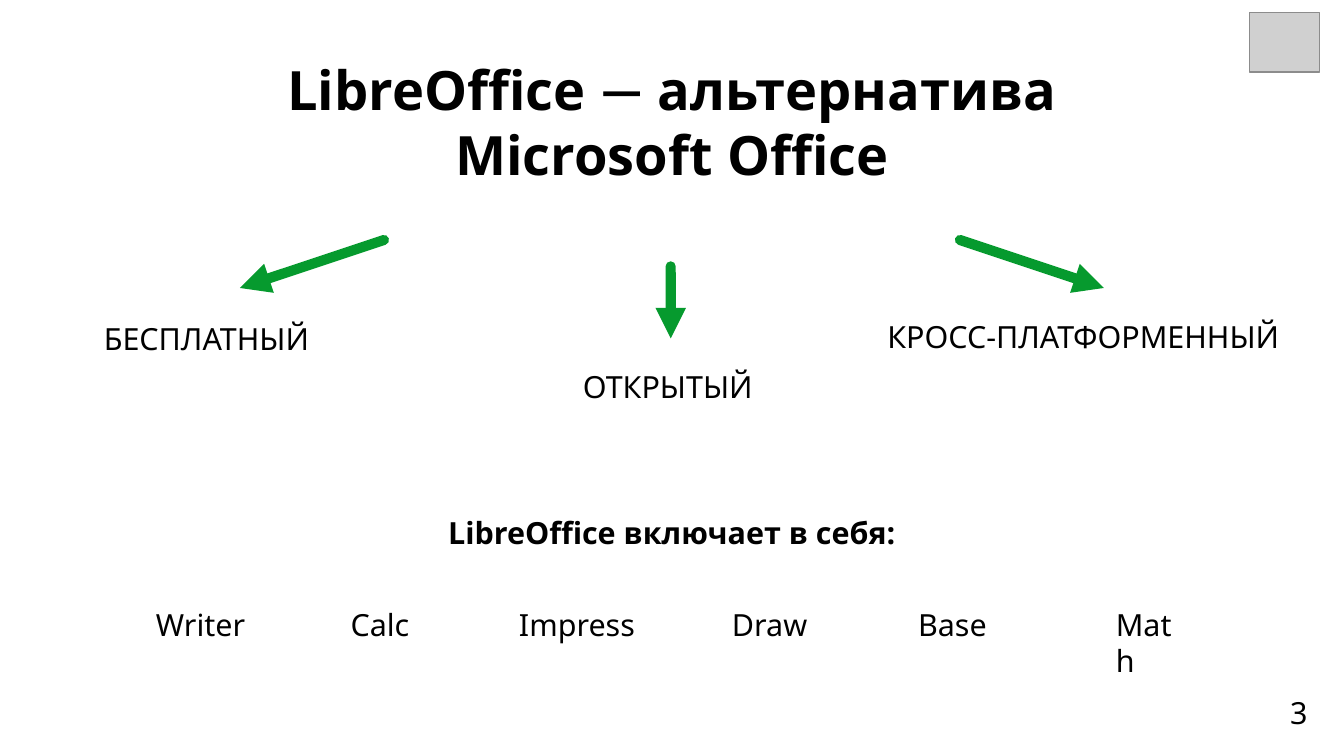
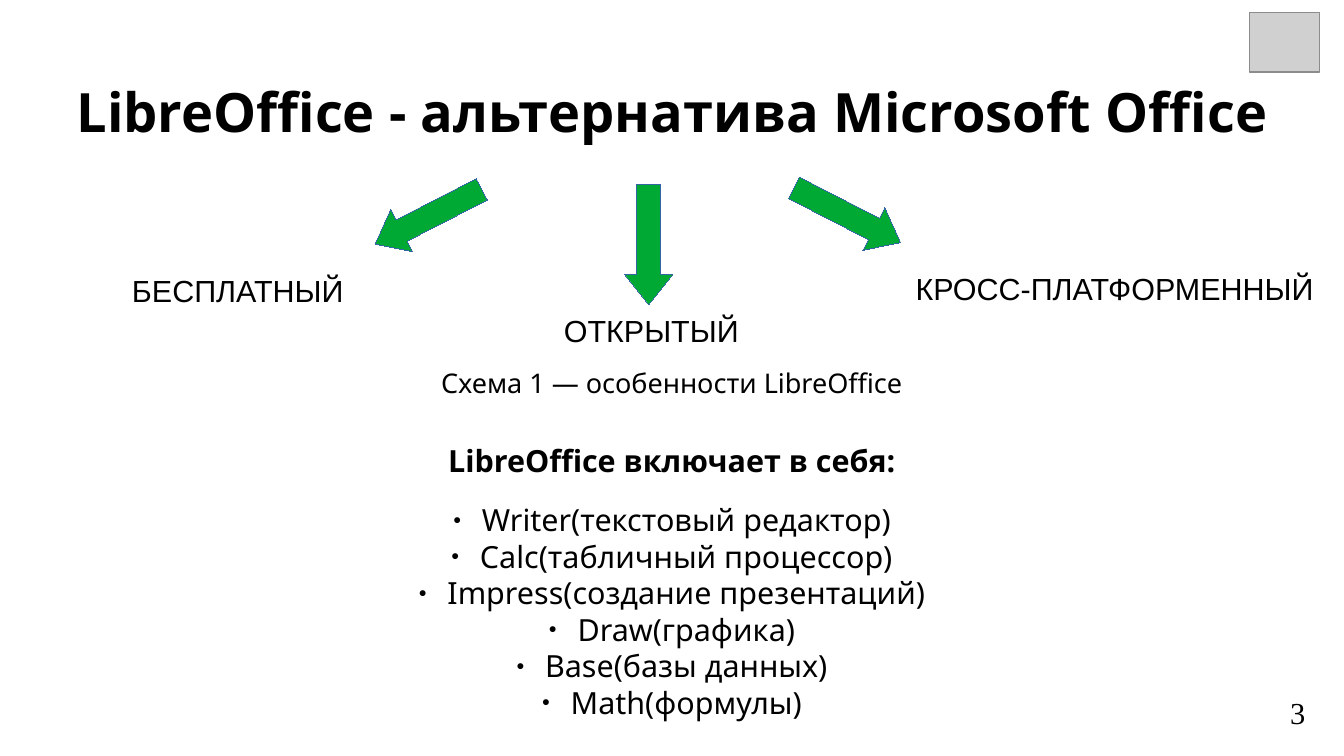
Before and after one commit to Soft-Darkness/df-presentations-2025, a slide deck: slide 3 of 4731204-50002/eremeeva-anna-aleksandrovna/LibreOffice_review.odp. Drawn at 1344x756 pixels with LibreOffice and Linux fonts; fonts in the diff are those of the drawing; grey boxes stand for pictures. Boxes give left, top, right and bottom in pixels: in the first picture for what was removed or moved away, otherwise in the second. Text is boxed around its words. In the diff, an @@ line names an element or a change of style, - is before the commit and + after.

```diff
--- a/4731204-50002/eremeeva-anna-aleksandrovna/LibreOffice_review.odp
+++ b/4731204-50002/eremeeva-anna-aleksandrovna/LibreOffice_review.odp
@@ text at [76, 90, 1267, 145]: text changed @@
-LibreOffice ― альтернатива Microsoft Office
+LibreOffice - альтернатива Microsoft Office
@@ down arrow added at [365, 169, 493, 266], fill #00A933, outline #3465A4 0 pt @@
@@ down arrow added at [783, 166, 911, 263], fill #00A933, outline #3465A4 0 pt @@
@@ down arrow added at [626, 184, 673, 304], fill #00A933, outline #3465A4 0 pt @@
@@ text "БЕСПЛАТНЫЙ": place and size @@
-text "БЕСПЛАТНЫЙ" at [104, 322, 309, 351]
+text "БЕСПЛАТНЫЙ" at [132, 278, 344, 303]
@@ arrow removed from (384, 240) to (240, 288) @@
@@ arrow removed from (671, 267) to (671, 339) @@
@@ text "КРОСС-ПЛАТФОРМЕННЫЙ": place and size @@
-text "КРОСС-ПЛАТФОРМЕННЫЙ" at [887, 320, 1279, 349]
+text "КРОСС-ПЛАТФОРМЕННЫЙ" at [916, 276, 1314, 301]
@@ arrow removed from (960, 240) to (1105, 288) @@
@@ font Noto Sans to Arial in 3 elements at [132, 278, 344, 303], [916, 276, 1314, 301], [564, 318, 739, 343] @@
@@ text "ОТКРЫТЫЙ": place and size @@
-text "ОТКРЫТЫЙ" at [583, 370, 753, 399]
+text "ОТКРЫТЫЙ" at [564, 318, 739, 343]
@@ text added at [441, 372, 902, 394], 16 pt, text #000000 @@
+Схема 1 — особенности LibreOffice
@@ text "LibreOffice включает в себя:": place and size @@
-text "LibreOffice включает в себя:" at [448, 520, 895, 545]
+text "LibreOffice включает в себя:" at [448, 448, 895, 473]
@@ text added at [447, 508, 925, 722], 18 pt, text #000000 @@
+● Writer(текстовый редактор)
+● Calc(табличный процессор)
+● Impress(создание презентаций)
+● Draw(графика)
+● Base(базы данных)
+● Math(формулы)
@@ text removed at [156, 613, 245, 637] @@
-Writer
@@ text removed at [351, 613, 410, 637] @@
-Calc
@@ text removed at [519, 614, 635, 644] @@
-Impress
@@ text removed at [732, 614, 807, 637] @@
-Draw
@@ text removed at [918, 614, 987, 637] @@
-Base
@@ text removed at [1105, 600, 1196, 695] @@
-Math
@@ page number at [1290, 704, 1305, 725]: font Noto Sans to Times New Roman @@
```
Also in this commit, not shown: 11 other slides changed, 1 other file.
